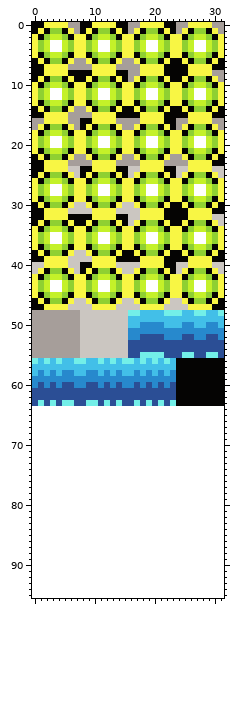
Sprite sheet -- sprites/tiles.png. The first picture shows the starting point.
The file is 32x64 pixels. The old version is drawn lined up with the new one, on the new canvas.
The result:
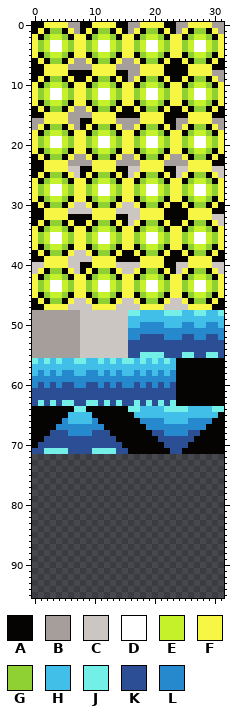
Palette (. is transparent): A #050403  B #a69e9a  C #cbc6c1  D #ffffff  E #c4f129  F #f8f644  G #8fd032  H #42bfe8  J #73efe8  K #2b4e95  L #2789cd
From old to new:
canvas 32x64 -> 32x96
y 64: x 0..31 ................................ -> AAAAAAAJJAAAAAAAJJHHHHJJJJHHHHJJ
y 65: x 0..31 ................................ -> AAAAAAHHHHAAAAAAAHHHHHHHHHHHHHHA
y 66: x 0..31 ................................ -> AAAAALHHHHLAAAAAAALLLLHHHHLLLLAA
y 67: x 0..31 ................................ -> AAAALLLLLLLLAAAAAAALLLLLLLLLLAAA
y 68: x 0..31 ................................ -> AAAKKKLLLLKKKAAAAAAAKKLLLLKKAAAA
y 69: x 0..31 ................................ -> AAKKKKKKKKKKKKAAAAAAAKKKKKKAAAAA
y 70: x 0..31 ................................ -> AKKKKKKKKKKKKKKAAAAAAAKKKKAAAAAA
y 71: x 0..31 ................................ -> KKJJJJKKKKJJJJKKAAAAAAAKKAAAAAAA
